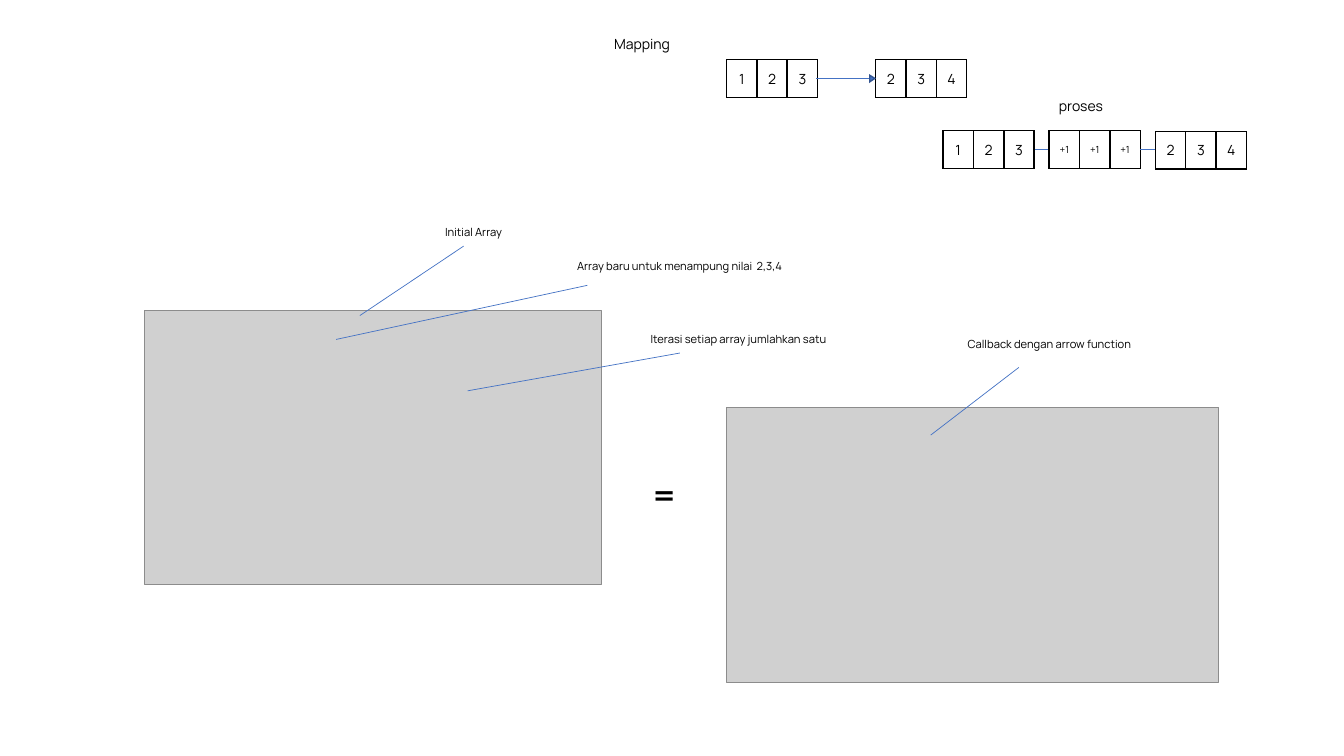
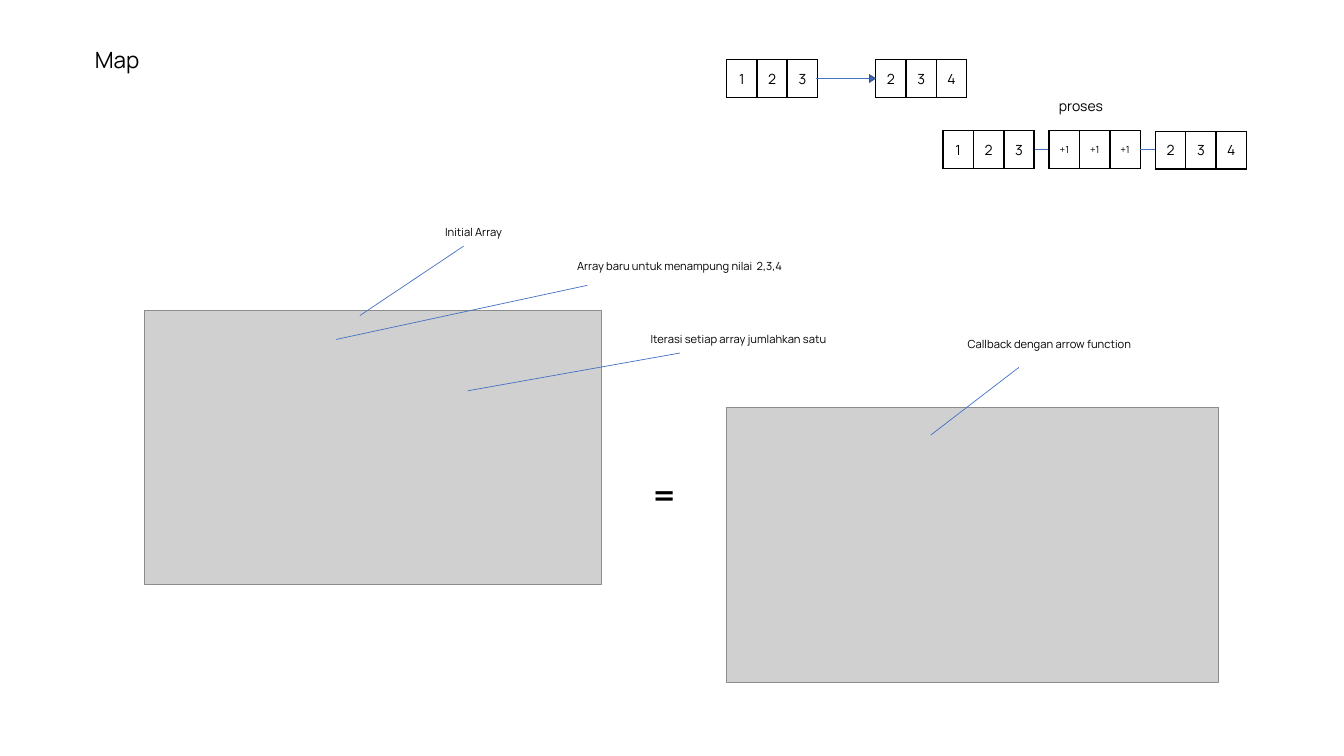
Before and after one commit to saddam-satria/learning-material, a slide deck: slide 8 of march/week-1/meeting-2/PPT.pptx (slide 6 before the commit). Drawn at 1344x756 pixels with LibreOffice and Linux fonts; fonts in the diff are those of the drawing; grey boxes stand for pictures. Boxes give left, top, right and bottom in pixels: in the first picture for what was removed or moved away, otherwise in the second. Text is boxed around its words. In the diff, an @@ line names an element or a change of style, - is before the commit and + after.

```diff
--- a/march/week-1/meeting-2/PPT.pptx
+++ b/march/week-1/meeting-2/PPT.pptx
@@ rectangle removed at [528, 10, 756, 79] @@
-Mapping
@@ text added at [95, 52, 139, 74], 16 pt, text #000000 @@
+Map
```
Also in this commit, not shown: 8 other slides changed, 2 slides added, 9 other files.
